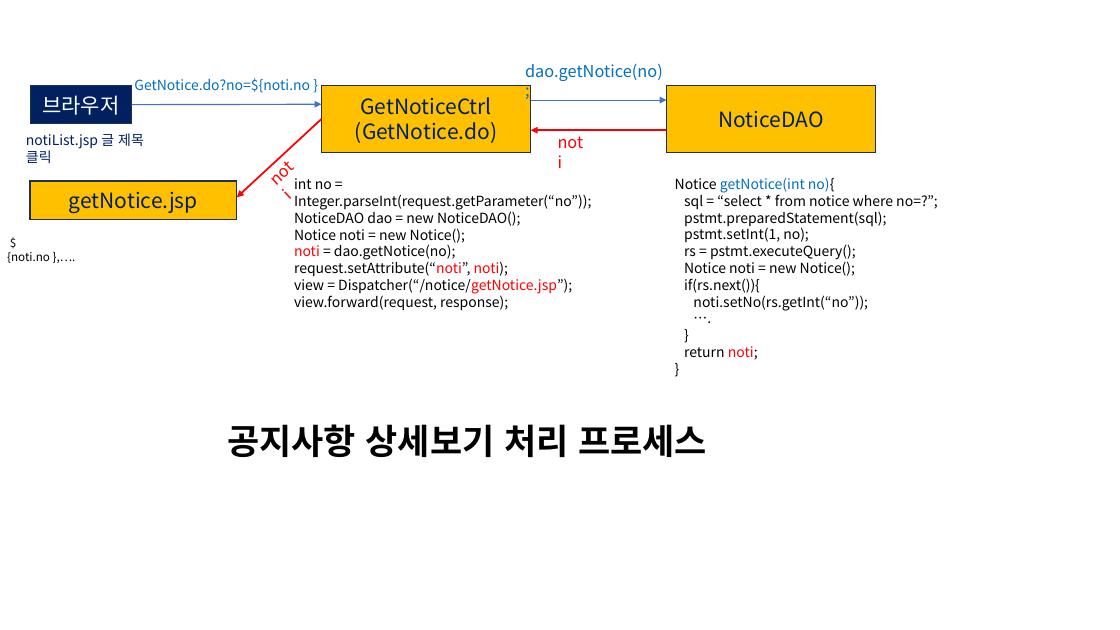
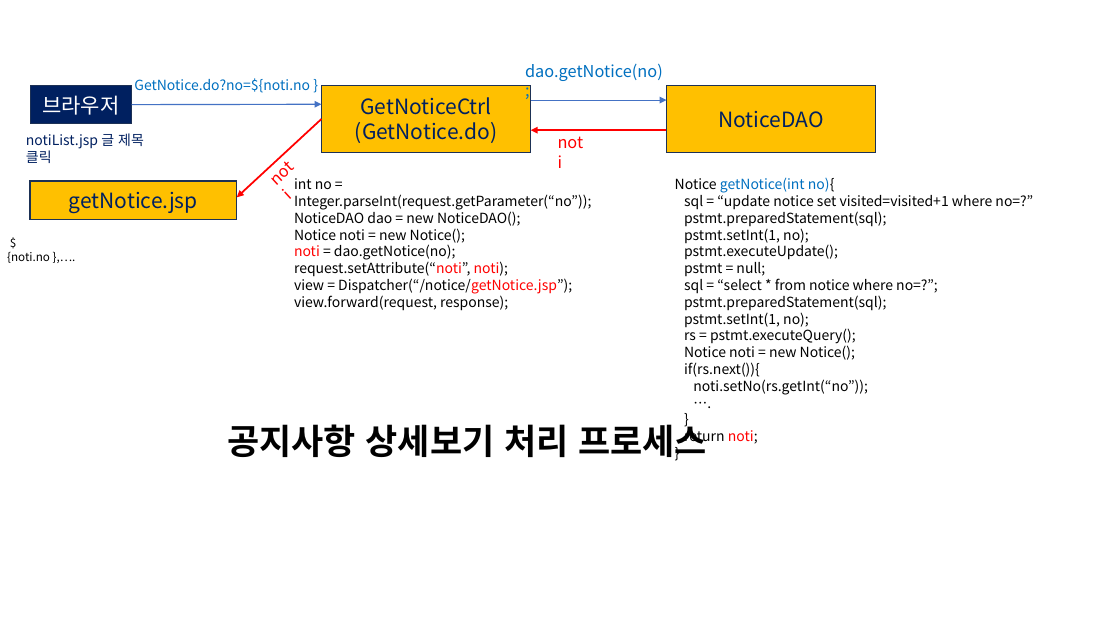
Before and after one commit to kkt09072/pro01, a slide deck: slide 2 of pro01/MVC_Notice1.pptx. Drawn at 1120x630 pixels with LibreOffice and Linux fonts; fonts in the diff are those of the drawing. Boxes give left, top, right and bottom in pixels: in the first picture for what was removed or moved away, otherwise in the second. Text is boxed around its words. In the diff, an @@ line names an element or a change of style, - is before the commit and + after.

Commit message:
pro01 notice

```diff
--- a/pro01/MVC_Notice1.pptx
+++ b/pro01/MVC_Notice1.pptx
@@ text at [684,192,1033,276]: paragraphs added @@
+sql = “update notice set visited=visited+1 where no=?”
+pstmt.preparedStatement(sql);
+pstmt.setInt(1, no);
+pstmt.executeUpdate();
+pstmt = null;
```
Also in this commit, not shown: 4 other slides changed, 16 other files.
